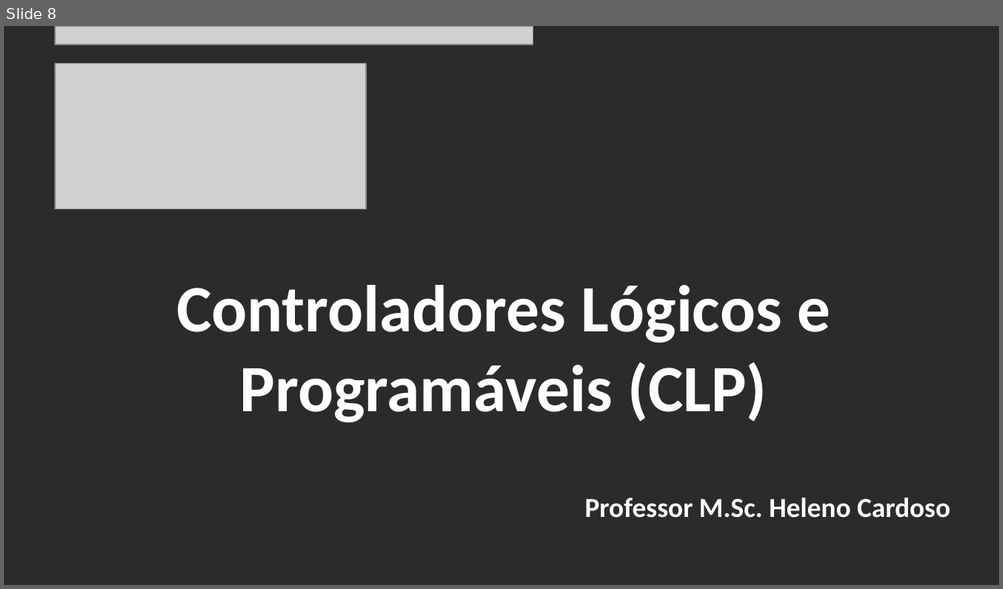
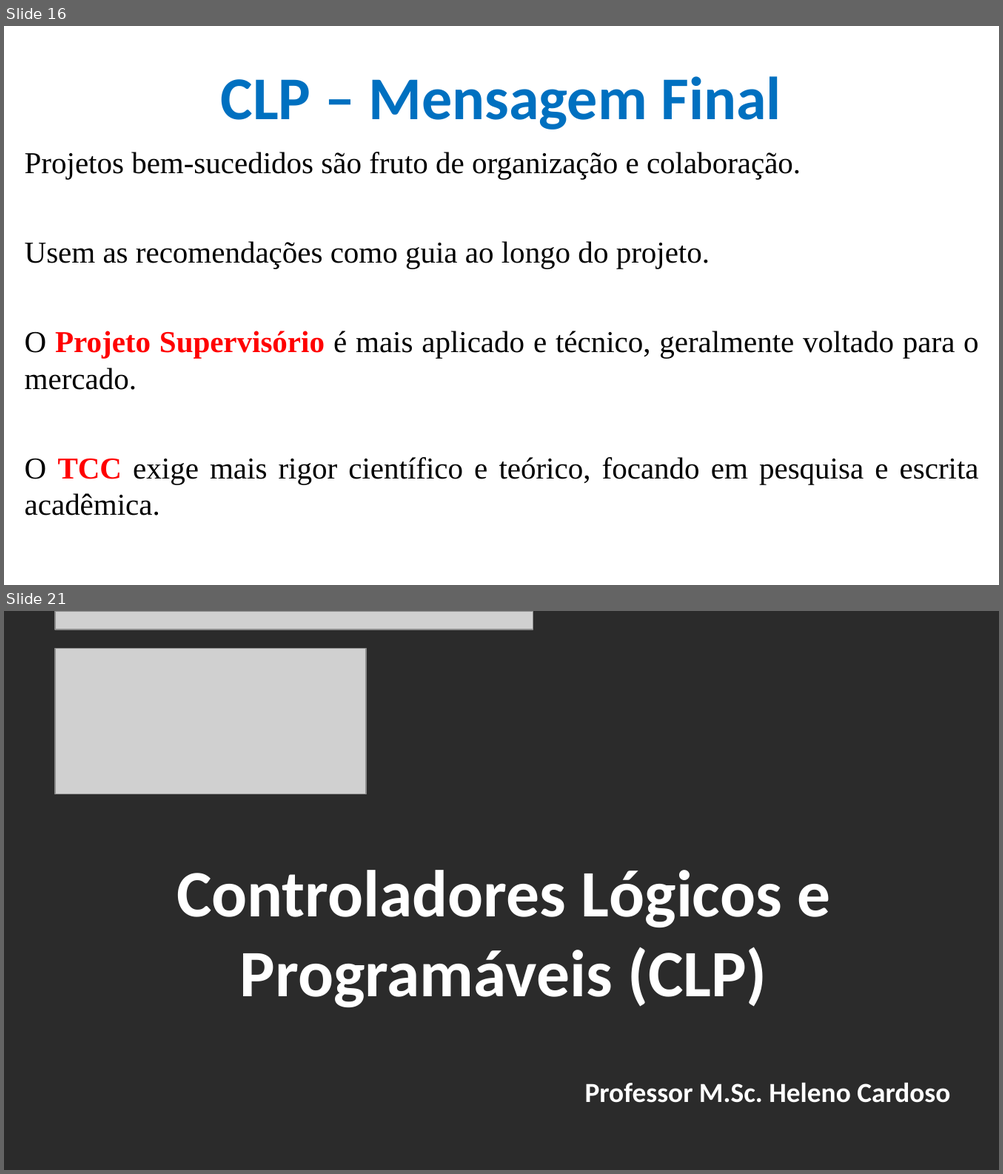
Before and after one commit to CloudEducationBrazil/WydenUniRuyControladoresLogicosProgCLP, a slide deck: 01 Classes/Aula10 - CLP - Recomendações Projetos Supervisórios.pptx. Shown one above the other, each under a label of ours: slide 8 before the commit, slides 16 and 21 after it; the slides between them are not shown. The pictures are 1003x589 and 1003x1174 pixels, drawn with LibreOffice and Linux fonts; fonts in the diff are those of the drawing; grey boxes stand for pictures; background and template pictures are left out; a plain dark background stands for a picture behind light text. Boxes give left, top, right and bottom in pixels: in the first picture for what was removed or moved away, otherwise in the second. Text is boxed around its words. In the diff, an @@ line names an element or a change of style, - is before the commit and + after.

Commit message:
Supervisórios CLP Recomendações ... - 08Mai2025

```diff
--- a/01 Classes/Aula10 - CLP - Recomendações Projetos Supervisórios.pptx
+++ b/01 Classes/Aula10 - CLP - Recomendações Projetos Supervisórios.pptx
@@ slide 16 added at [4,26,999,585], background picture (left out) @@
@@ title added at [221,76,780,130], 44 pt, text #0070C0, bold @@
+CLP – Mensagem Final
@@ text added at [25,152,979,516], 22 pt, text #000000 @@
+Projetos bem-sucedidos são fruto de organização e colaboração.
+Usem as recomendações como guia ao longo do projeto.
+O Projeto Supervisório é mais aplicado e técnico, geralmente voltado para o mercado.
+O TCC exige mais rigor científico e teórico, focando em pesquisa e escrita acadêmica.
@@ what was slide 8 is now slide 21 @@
```
Also in this commit, not shown: 6 slides changed, 12 other slides added, 1 other file.
